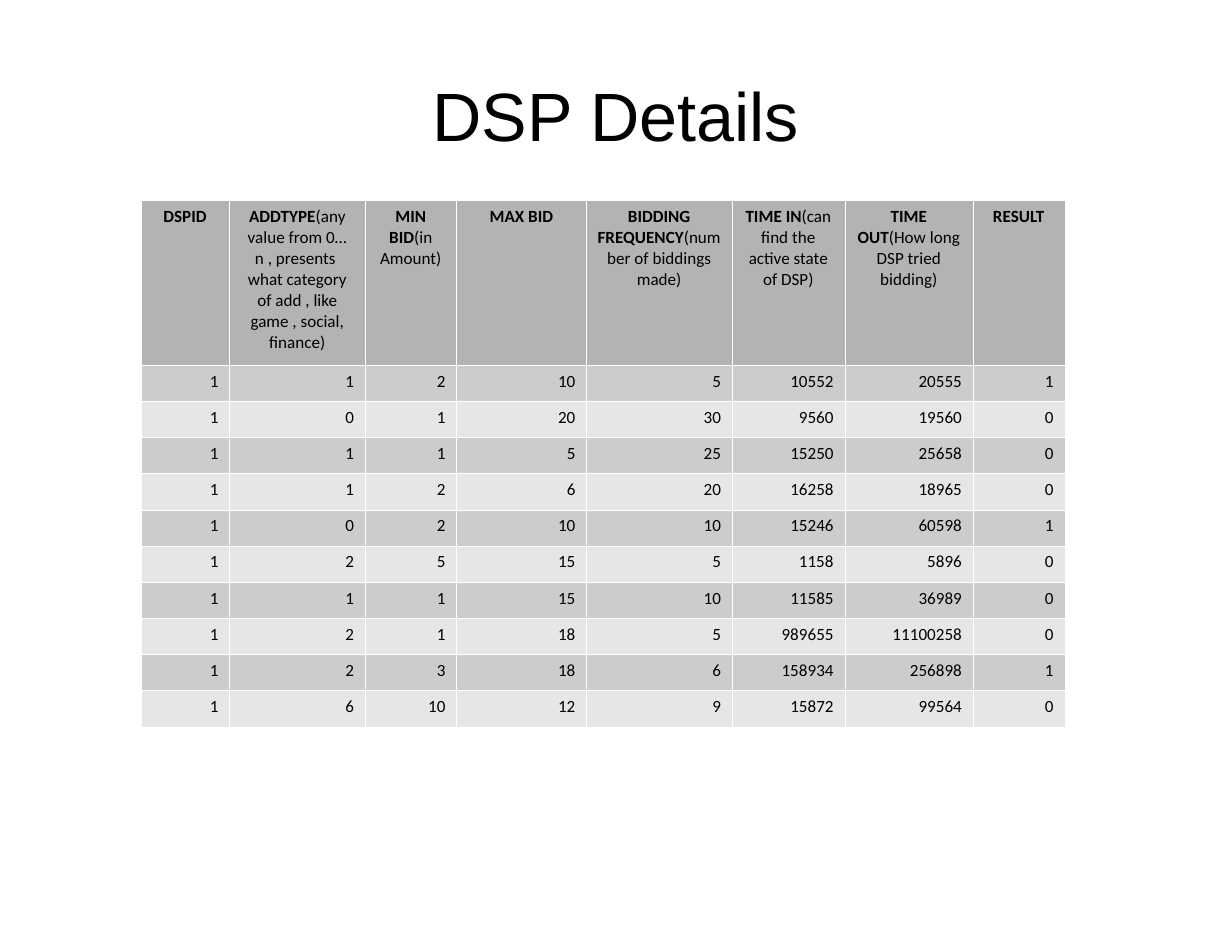
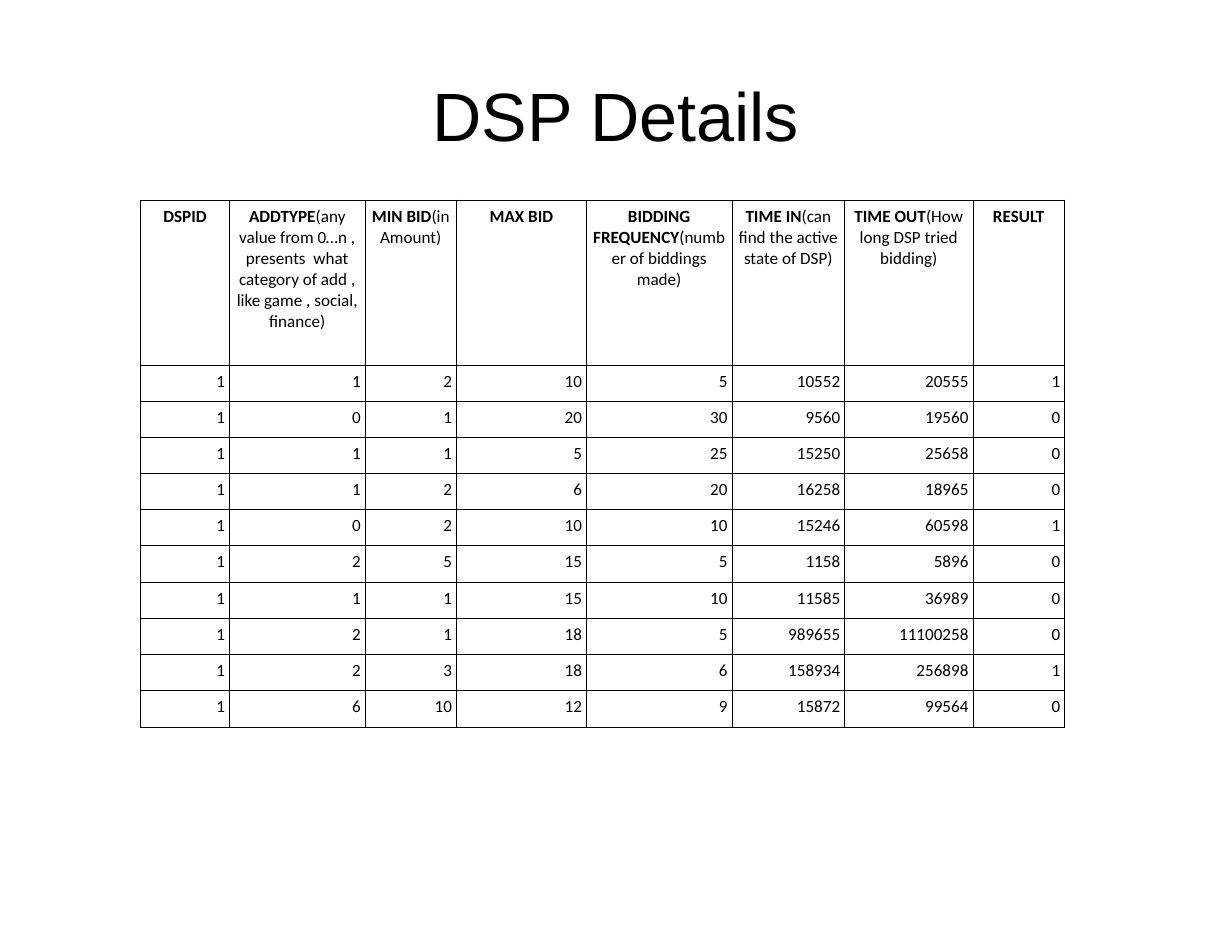
Before and after one commit to abhishek-ch/evolveML, a slide deck: slide 9 of data/smaato.odp. Drawn at 1232x925 pixels with LibreOffice and Linux fonts; fonts in the diff are those of the drawing. Boxes give left, top, right and bottom in pixels: in the first picture for what was removed or moved away, otherwise in the second. Text is boxed around its words. In the diff, an @@ line names an element or a change of style, - is before the commit and + after.

```diff
--- a/data/smaato.odp
+++ b/data/smaato.odp
@@ table at (x1=141, y1=200, x2=1064, y2=727) @@
@@ fill #B3B3B3 to none in row 1 @@
@@ fill #CCCCCC to none in 40 cells @@
@@ fill #E6E6E6 to none in 40 cells @@
@@ borders changed @@
```
Also in this commit, not shown: 2 other slides changed, 10 other files.
